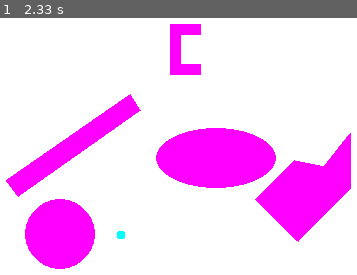
Above: before the commit, frame 1.
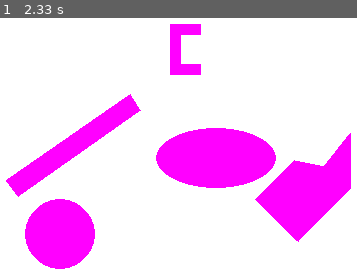
Above: after the commit, the same moment.

Repository: DrKraig/Planning-Algorithms
Game: pygame game, started from Project2/AnimationDijkstra.py
Same seed, same stepped clock (60 frames per second), same inputs: the game is played once before the commit and once after it.
Inputs:
- Up to frame 1 (2.33 s): no input

The runs differ from the first frame. In frame 1, less than 0.1% of the frame differs, in the area x 32-36%, y 82-86%.

Commit message:
Fixed Polygon

Diff:
--- a/Project2/AnimationDijkstra.py
+++ b/Project2/AnimationDijkstra.py
@@ -145,7 +145,7 @@
             return False
 
     def isInPolygon(self, x,y):
-        if (y + 0.99*x - 389.3) > 0  and (y - x + 181.6) < 0 and (y - 1.13*x - 260.75) < 0 and (y + 0.29*x - 240.89) < 0 and (y + 250*x -95054) < 0 and (y - x + 266) > 0:
+        if ((y - 1.01*x + 181.62) < 0 and (y + 0.29*x - 239.89) < 0 and (y + 249.20*x -95054.25) < 0 and (y - x + 266) > 0 and (y + 0.99*x - 389.3) > 0 ) or ( (y - 1.13*x + 260.75) < 0  and (y + 249.20*x - 95054.25) < 0 and (y + .29*x - 240.60) > 0):
             return True
         else:
             return False
@@ -159,10 +159,10 @@
 # i2 = int(input("Enter the ith coordiante of the ending point: "))
 # j2 = int(input("Enter the jth coordiante of the ending point: "))
 
-x1 = 150
-y1 = 70
-
-x2 = 150
+x1 = 420
+y1 = 120
+
+x2 = 400
 y2 = 0
 
 pygame.init()
--- a/Project2/testEquations.py
+++ b/Project2/testEquations.py
@@ -30,7 +30,8 @@
 def isInPolygon(x,y):
 
     print(x,y)
-    if (y + 0.99*x - 389.3) > 0  and (y - x + 181.62) < 0 and (y - 1.13*x + 260.75) < 0 and (y + 0.29*x - 239.89) < 0 and (y + 250*x -95054) < 0 and (y - x + 266) > 0:
+    # if (y + 0.99*x - 389.3) > 0  and (y - x + 181.62) < 0 and (y - 1.13*x + 260.75) < 0 and (y + 0.29*x - 239.89) < 0 and (y + 250*x -95054) < 0 and (y - x + 266) > 0:
+    if ((y - 1.01*x + 181.62) < 0 and (y + 0.29*x - 239.89) < 0 and (y + 249.20*x -95054.25) < 0 and (y - x + 266) > 0 and (y + 0.99*x - 389.3) > 0 ) or ( (y - 1.13*x + 260.75) < 0  and (y + 249.20*x - 95054.25) < 0 and (y + .29*x - 240.60) > 0):
         return True
     else:
         return False
@@ -39,11 +40,11 @@
 def isAnObstacle(x,y):
     return True if (isInPolygon(x,y) and isInCircle(x, y) and isInRectangle(x, y) and isInBrokenRectangle(x, y) and isInEllipse(x, y)) else False
 
-x = 290
-y = 170
+x = 385
+y = 145
 
 #print(isInCircle(x, y))
 # print(isInRectangle(x, y))
 # print(isInBrokenRectangle(x, y))
-print(isInEllipse(x, y))
-# print(isInPolygon(x,y))
+# print(isInEllipse(x, y))
+print(isInPolygon(x,y))
